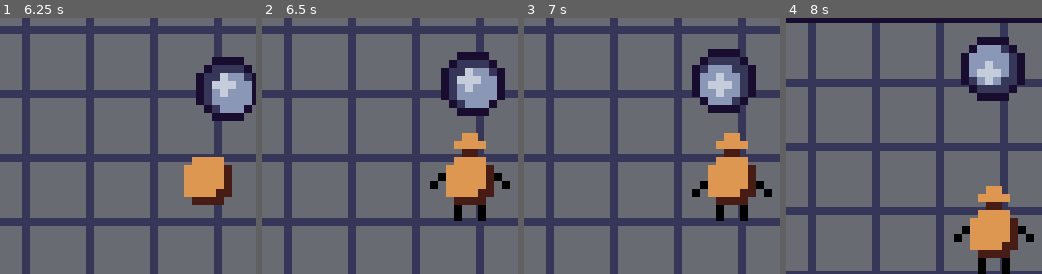
Above: before the commit, frames 1-4 (left to right).
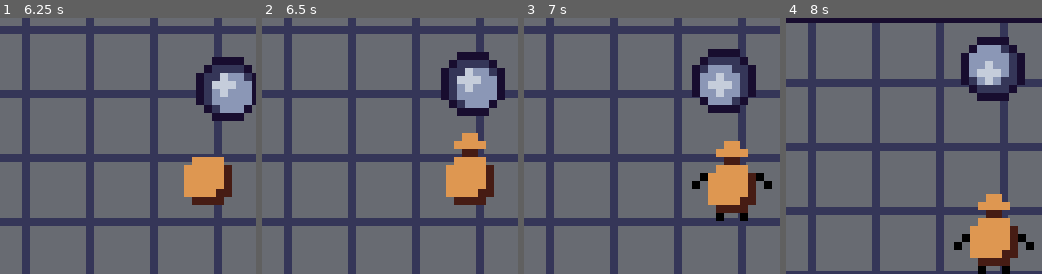
Above: after the commit, the same moments.

Repository: svntax/LowRezJam2020
Game: Godot game, scene res://Main.tscn
Two runs of this game, one before a commit and one after it. Both use one fixed random seed, a clock stepped at 60 frames per second and the inputs below.
Inputs (mouse positions are % of the whole screen's width and height, from its top left):
- Up to frame 1 (6.25 s): click "START" at 0.5 s; move the mouse to (45, 70) at 1.27 s; click (45, 70) at 1.35 s; move the mouse to (80, 65) at 2.02 s; right-click (80, 65) at 2.1 s; move the mouse to (20, 35) at 2.77 s; click (20, 35) at 2.85 s; move the mouse to (55, 50) at 3.52 s; right-click (55, 50) at 3.6 s; move the mouse to (35, 25) at 4.27 s; click (35, 25) at 4.35 s; move the mouse to (72, 45) at 5.02 s; right-click (72, 45) at 5.1 s; move the mouse to (30, 55) at 5.77 s; click (30, 55) at 5.85 s
- Up to frame 2 (6.5 s): no input
- Up to frame 3 (7 s): move the mouse to (60, 28) at 6.52 s; right-click (60, 28) at 6.6 s
- Up to frame 4 (8 s): move the mouse to (45, 70) at 7.27 s; click (45, 70) at 7.35 s
The pictures show only the part of the screen within x 10-60%, y 30-80%; the shares and areas given below are measured in that part.

Frame 1 is identical in both runs. In frame 2, 0.8% of the frame differs, in the area x 65-97%, y 60-80%; in frame 3, 3.1%, in the area x 65-97%, y 44-77%; in frame 4, 3.1%.

Commit message:
Added pop-out animation after rolling for the enemy.

Diff:
--- a/Enemies/PoolBallEnemy.gd
+++ b/Enemies/PoolBallEnemy.gd
@@ -6,12 +6,13 @@
 onready var velocity : Vector2 = Vector2()
 onready var reflected_velocity : Vector2 = Vector2()
 
-enum States {IDLE, WALK, CHARGE, ROLL}
+enum States {IDLE, WALK, CHARGE, ROLL, POP}
 onready var state = States.IDLE
 
 onready var roll_sprite = $Roll
 onready var idle_sprite = $Idle
 onready var walk_sprite = $Walk
+onready var head_pop_sprite = $HeadPop
 onready var animation_player = $AnimationPlayer
 onready var walk_duration_timer = $WalkDurationTImer
 onready var walk_trigger_timer = $WalkTriggerTimer
@@ -49,29 +50,43 @@
 		pass
 	elif state == States.ROLL:
 		if velocity.x == 0 and velocity.y == 0:
-			set_state(States.IDLE)
+			set_state(States.POP)
 
 func enter_state(new_state):
 	match new_state:
 		States.IDLE:
+			if head_pop_sprite.visible:
+				idle_sprite.show()
+				head_pop_sprite.hide()
 			set_velocity(Vector2.ZERO)
 			if animation_player.current_animation != "idle":
 				animation_player.play("idle", -1, 0.5)
 		States.WALK:
+			if head_pop_sprite.visible:
+				walk_sprite.show()
+				head_pop_sprite.hide()
 			if animation_player.current_animation != "walk":
 				animation_player.play("walk")
 			walk_to_random()
 		States.CHARGE:
 			set_velocity(Vector2.ZERO)
+			head_pop_sprite.hide()
 		States.ROLL:
 			animation_player.stop()
 			roll_sprite.show()
 			idle_sprite.hide()
 			walk_sprite.hide()
+			head_pop_sprite.hide()
+		States.POP:
+			animation_player.play("pop_out")
 
 func exit_state(previous_state):
 	if previous_state == States.ROLL:
 		roll_sprite.hide()
+	elif previous_state == States.WALK:
+		walk_sprite.frame = 0
+	elif previous_state == States.IDLE:
+		idle_sprite.frame = 0
 
 func set_state(new_state):
 	var previous_state = state
@@ -102,3 +117,7 @@
 func _on_WalkDurationTImer_timeout():
 	if state == States.WALK:
 		set_state(States.IDLE)
+
+func _on_AnimationPlayer_animation_finished(anim):
+	if anim == "pop_out":
+		set_state(States.IDLE)
--- a/Enemies/PoolBallEnemy.tscn
+++ b/Enemies/PoolBallEnemy.tscn
@@ -1,9 +1,10 @@
-[gd_scene load_steps=9 format=2]
+[gd_scene load_steps=11 format=2]
 
 [ext_resource path="res://Enemies/enemy_basic_roll.png" type="Texture" id=1]
 [ext_resource path="res://Enemies/enemy_basic.png" type="Texture" id=2]
 [ext_resource path="res://Enemies/PoolBallEnemy.gd" type="Script" id=3]
 [ext_resource path="res://Enemies/enemy_basic_walk.png" type="Texture" id=4]
+[ext_resource path="res://Enemies/enemy_basic_head.png" type="Texture" id=5]
 
 [sub_resource type="CircleShape2D" id=1]
 radius = 3.5
@@ -47,6 +48,22 @@
 "transitions": PoolRealArray( 1, 1, 1, 1 ),
 "update": 1,
 "values": [ 0, 1, 2, 3 ]
+}
+
+[sub_resource type="Animation" id=5]
+resource_name = "pop_out"
+length = 0.3
+tracks/0/type = "value"
+tracks/0/path = NodePath("HeadPop:visible")
+tracks/0/interp = 1
+tracks/0/loop_wrap = true
+tracks/0/imported = false
+tracks/0/enabled = true
+tracks/0/keys = {
+"times": PoolRealArray( 0 ),
+"transitions": PoolRealArray( 1 ),
+"update": 1,
+"values": [ true ]
 }
 
 [sub_resource type="Animation" id=4]
@@ -111,11 +128,6 @@
 [node name="Collision" type="CollisionShape2D" parent="."]
 shape = SubResource( 1 )
 
-[node name="Roll" type="Sprite" parent="."]
-visible = false
-light_mask = 3
-texture = ExtResource( 1 )
-
 [node name="Idle" type="Sprite" parent="."]
 light_mask = 3
 position = Vector2( 0, -1 )
@@ -125,12 +137,24 @@
 [node name="Walk" type="Sprite" parent="."]
 visible = false
 light_mask = 3
-position = Vector2( 0, -2 )
+position = Vector2( 0, -1 )
 texture = ExtResource( 4 )
 hframes = 4
+frame = 3
+
+[node name="Roll" type="Sprite" parent="."]
+visible = false
+light_mask = 3
+texture = ExtResource( 1 )
+
+[node name="HeadPop" type="Sprite" parent="."]
+visible = false
+light_mask = 3
+texture = ExtResource( 5 )
 
 [node name="AnimationPlayer" type="AnimationPlayer" parent="."]
 anims/idle = SubResource( 2 )
+anims/pop_out = SubResource( 5 )
 anims/roll = SubResource( 4 )
 anims/walk = SubResource( 3 )
 
@@ -140,5 +164,6 @@
 
 [node name="WalkDurationTImer" type="Timer" parent="."]
 one_shot = true
+[connection signal="animation_finished" from="AnimationPlayer" to="." method="_on_AnimationPlayer_animation_finished"]
 [connection signal="timeout" from="WalkTriggerTimer" to="." method="_on_WalkTriggerTimer_timeout"]
 [connection signal="timeout" from="WalkDurationTImer" to="." method="_on_WalkDurationTImer_timeout"]
Binary file added: Enemies/enemy_basic_head.png
Not shown, added: Enemies/enemy_basic_head.png.import
